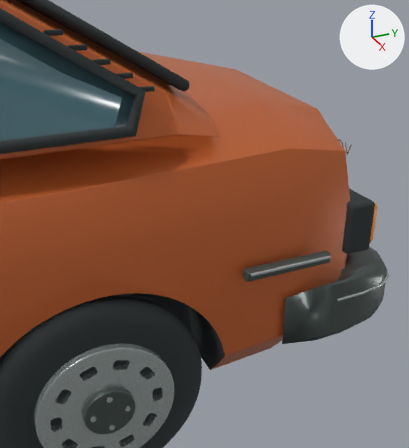
What one commit did to the glTF model vehicles/vovlo_434.glb.
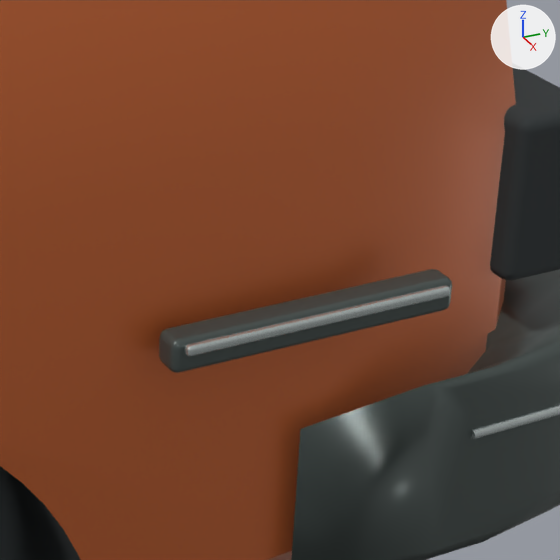
Each version appears first from a 50 mm camera at (1.941, 0.975, 1.324) aimed at (0.728, 1.521, 0.718), and next in a close-up on the part from 48% to 89% of the width and 38% to 75% of the height. The axes (+X, +Y, +Z) are drawn at upper right. The lights are the same throughout. The first two pictures are the older version. Where no turn or scale is listed for an object, it has been applied to the vertices.

The first close-up shows 'Bright side molding.007', 'Bumper bright line.001', 'Door rubbing strip.007', 'Pressed steel body', 'Rear lamp carrier.001', 'Wraparound bumper.001'.
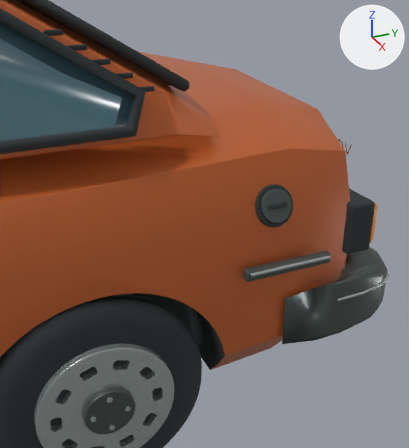
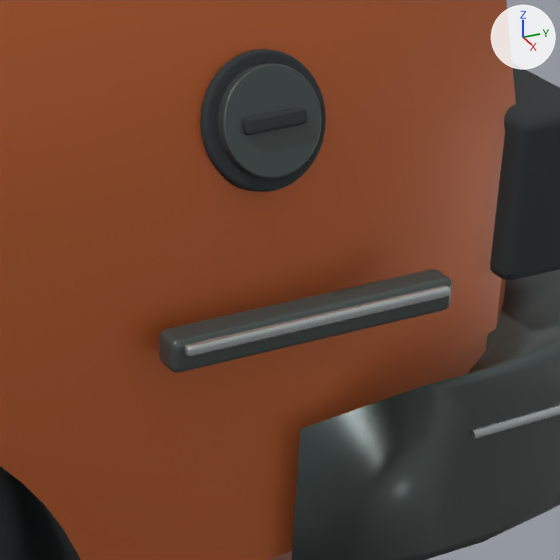
What differs and where, as boxes (x1, y1, x2, y2) in the close-ups (560 x 560 px):
'Fuel cap', added
    after: (217, 63, 322, 178)
'Fuel filler surround', added
    after: (200, 49, 326, 192)
'Fuel cap grip', added
    after: (242, 107, 307, 135)

What changed in the scene script:
```text
Add me_cylinder_004_1:
    me_cylinder_004_1.from_pydata(...)  # 240 vertices, 476 faces; spans x -0.0311..0.0311, y -0.0553..0.0553, z -0.0557..0.0557
    me_cylinder_004_1.materials.append(mat_tire_rubber)  # dark grey #2c3234
Add me_cube_1:
    me_cube_1.from_pydata(...)  # 96 vertices, 188 faces; spans x -0.0063..0.0063, y -0.0276..0.0276, z -0.0067..0.0067
    me_cube_1.materials.append(mat_tire_rubber)  # dark grey #2c3234
Add me_cylinder_005_1:
    me_cylinder_005_1.from_pydata(...)  # 240 vertices, 476 faces; spans x -0.021..0.021, y -0.0441..0.0441, z -0.0434..0.0434
    me_cylinder_005_1.materials.append(mat_graphite_trim)  # dark grey #4d5755
Add ob_fuel_filler_surround:
    ob_fuel_filler_surround = bpy.data.objects.new('Fuel filler surround', me_cylinder_004_1)
    ob_fuel_filler_surround.location = (0.7795, 1.6898, 0.7594)
Add ob_fuel_cap_grip:
    ob_fuel_cap_grip = bpy.data.objects.new('Fuel cap grip', me_cube_1)
    ob_fuel_cap_grip.location = (0.8041, 1.6905, 0.7679)
Add ob_fuel_cap:
    ob_fuel_cap = bpy.data.objects.new('Fuel cap', me_cylinder_005_1)
    ob_fuel_cap.location = (0.7956, 1.6903, 0.765)
```
